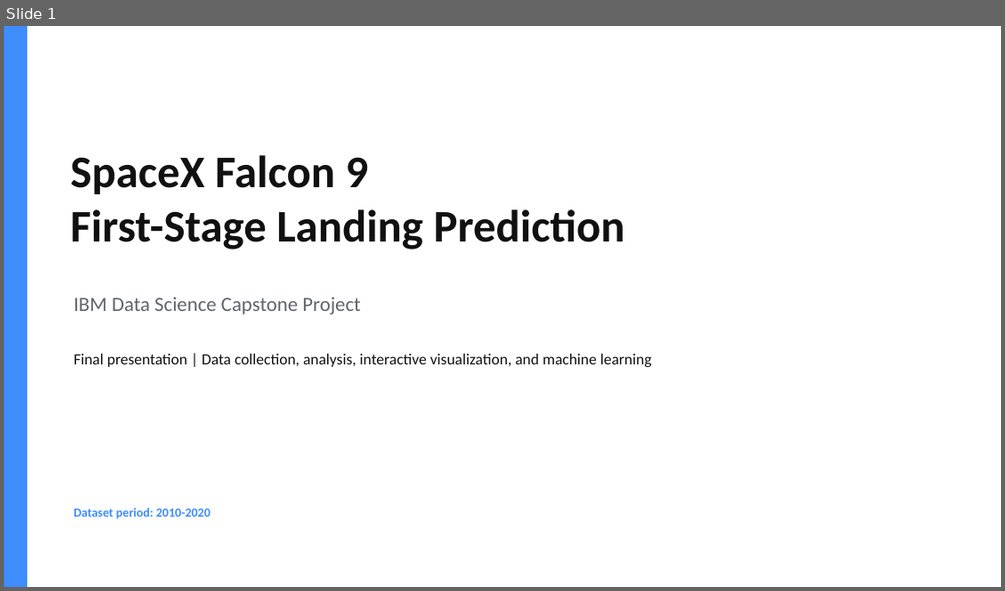
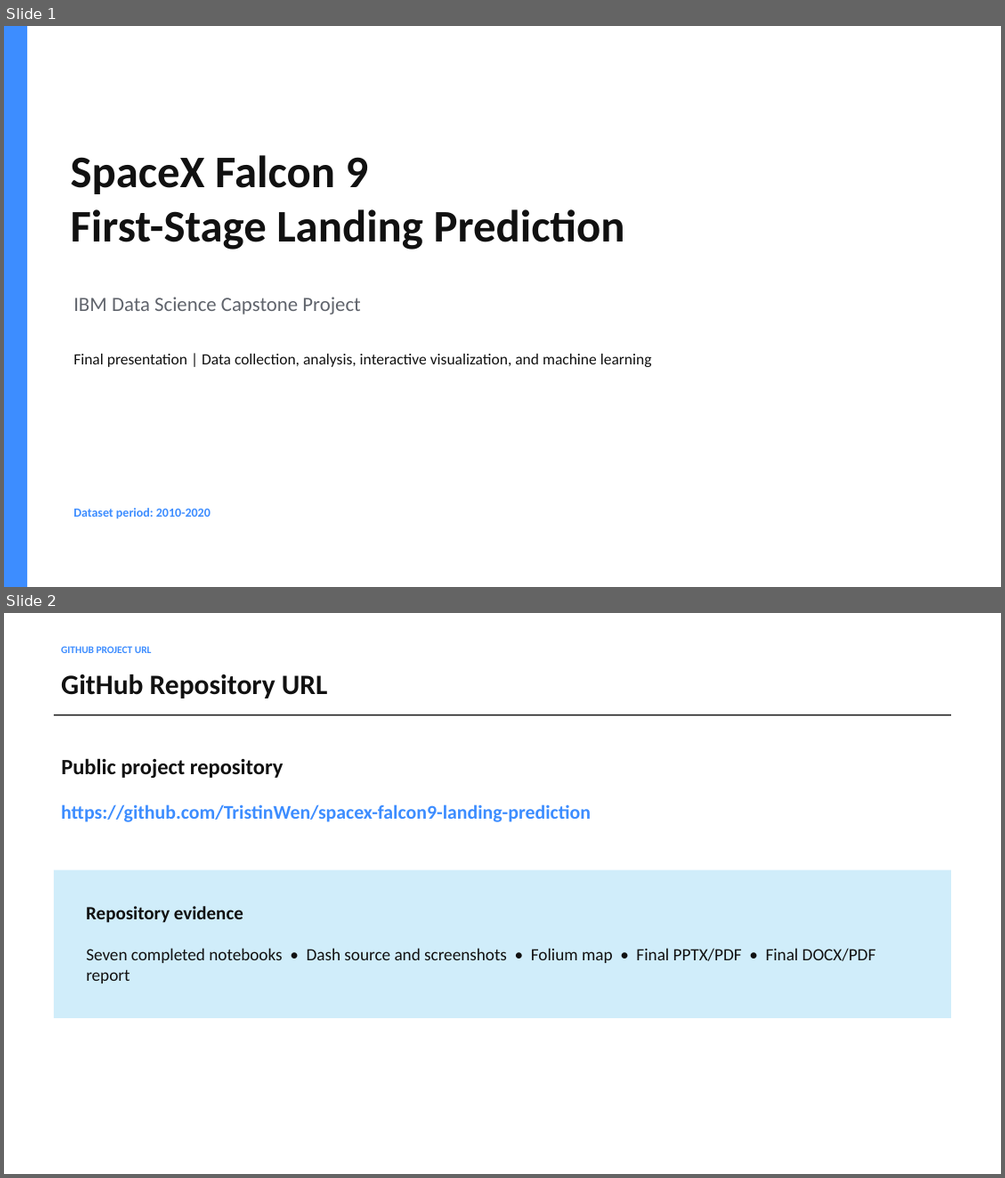
Before and after one commit to TristinWen/spacex-falcon9-landing-prediction, a slide deck: final-deliverables/SpaceX_Falcon9_Final_Presentation.pptx. Shown one above the other, each under a label of ours: slide 1 before the commit, slides 1 and 2 after it. The pictures are 1005x591 and 1005x1178 pixels, drawn with LibreOffice and Linux fonts; fonts in the diff are those of the drawing. Boxes give left, top, right and bottom in pixels: in the first picture for what was removed or moved away, otherwise in the second. Text is boxed around its words. In the diff, an @@ line names an element or a change of style, - is before the commit and + after.

```diff
--- a/final-deliverables/SpaceX_Falcon9_Final_Presentation.pptx
+++ b/final-deliverables/SpaceX_Falcon9_Final_Presentation.pptx
@@ slide 2 added at [4,613,1001,1174], background #FFFFFF @@
@@ text added at [61,646,152,653], 9.8 pt, text #3D8DFF, bold @@
+GITHUB PROJECT URL
@@ text added at [61,674,328,698], 27 pt, text #111111, bold @@
+GitHub Repository URL
@@ rectangle added at [54,714,952,715], fill #111111 @@
@@ text added at [61,758,283,778], 21 pt, text #111111, bold @@
+Public project repository
@@ text added at [61,804,591,822], 18.8 pt, text #3D8DFF, bold @@
+https://github.com/TristinWen/spacex-falcon9-landing-prediction
@@ rectangle added at [54,870,952,1018], fill #D0EDFA @@
@@ text added at [86,906,243,923], 18 pt, text #111111, bold @@
+Repository evidence
@@ text added at [86,948,876,983], 16.5 pt, text #111111 @@
+Seven completed notebooks • Dash source and screenshots • Folium map • Final PPTX/PDF • Final DOCX/PDF report
```
Also in this commit, not shown: 6 slides changed, 6 other slides added, 3 slides removed, 1 other file.
